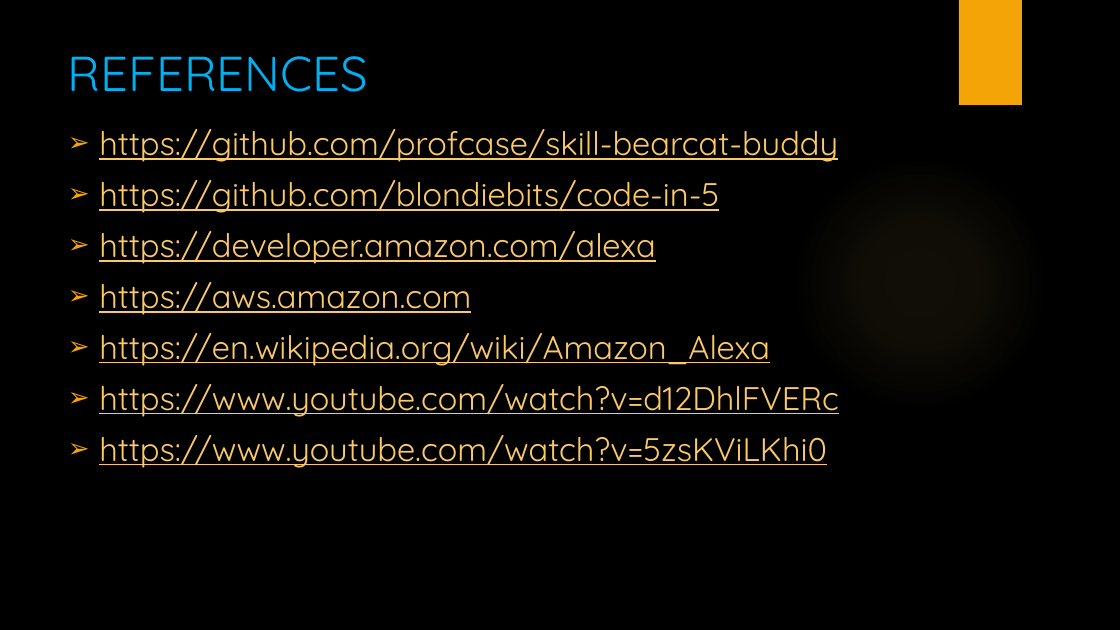
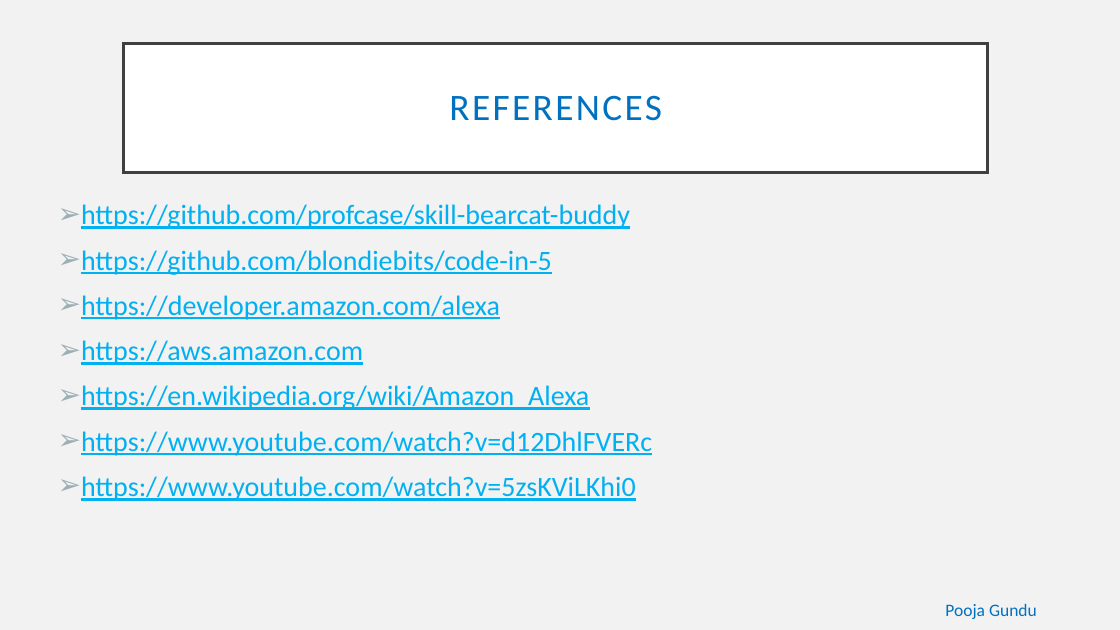
Before and after one commit to alekhyajaddu/alexa-project, a slide deck: slide 18 of Alexa ppt.pptx. Drawn at 1120x630 pixels with LibreOffice and Linux fonts; fonts in the diff are those of the drawing; background and template pictures are left out. Boxes give left, top, right and bottom in pixels: in the first picture for what was removed or moved away, otherwise in the second. Text is boxed around its words. In the diff, an @@ line names an element or a change of style, - is before the commit and + after.

```diff
--- a/Alexa ppt.pptx
+++ b/Alexa ppt.pptx
@@ background picture (left out) to #F2F2F2 @@
@@ rectangle removed at (959,0,1022,105) @@
@@ title "REFERENCES": place and size @@
-title "REFERENCES" at (68,56,368,92)
+title "REFERENCES" at (124,44,988,172)
@@ title "REFERENCES" at (124,44,988,172): size 42 to 32 pt, font Quicksand to Calibri, text colour #00B0F0 to #0070C0, letter spacing 0 to 2 pt; alignment left to centre; line spacing 1 to 0.9; vertical alignment top to middle; fill none to #FFFFFF; outline none to #404040 2.5 pt @@
@@ ellipse removed at (791,154,1049,413) @@
@@ text "https://github.com/profcase/skill-bearcat-buddy": place and size @@
-text "https://github.com/profcase/skill-bearcat-buddy" at (99,129,839,468)
+text "https://github.com/profcase/skill-bearcat-buddy" at (81,204,652,501)
@@ text "https://github.com/profcase/skill-bearcat-buddy" at (81,204,652,501): size 28 to 24 pt, font Quicksand to Calibri, text colour #FAC96A to #00B0F0; indent changed; bullet colour #F5A408 to #9BAFB5 @@
@@ text added at (945,604,1037,619), 15 pt, text #0070C0 @@
+Pooja Gundu
```
Also in this commit, not shown: 18 other slides changed.
